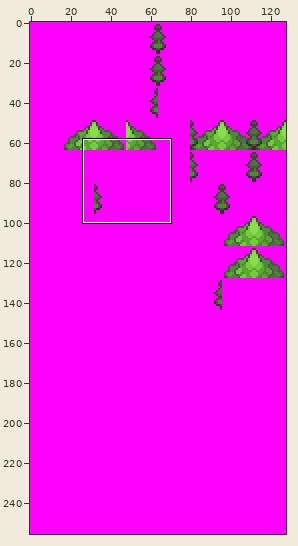
Sprite sheet: tiles/route_204/top.png. Above, an overview of the earlier version with the close-up marked.
Close-up. Before:
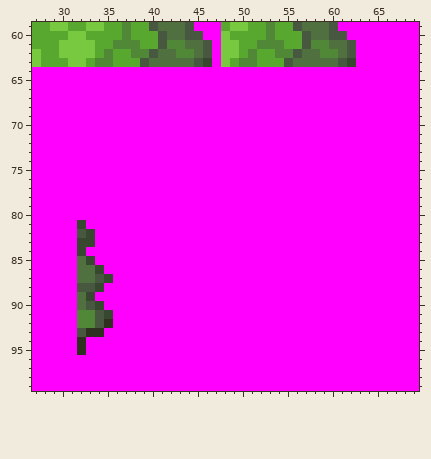
The file is 128x256 pixels. Shown: x 27..69, y 59..99.
After:
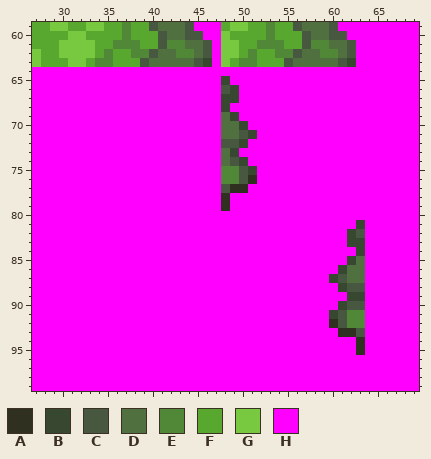
Palette (. is transparent): A #303020  B #384830  C #485840  D #507040  E #508838  F #58a830  G #78c840  H #ff00ff
What changed:
y 65: x 48 H -> B
y 66: x 48..49 HH -> CB
y 67: x 48..49 HH -> BB
y 68: x 48 H -> B
y 69: x 48..49 HH -> DB
y 70: x 48..50 HHH -> DDB
y 71: x 48..51 HHHH -> DDCB
y 72: x 48..50 HHH -> CCB
y 73: x 48..49 HH -> DB
y 74: x 48..50 HHH -> DCB
y 75: x 48..51 HHHH -> EECB
y 76: x 48..51 HHHH -> EECA
y 77: x 48..50 HHH -> CAA
y 78..79: x 48 H -> A
y 81: x 32 B -> H; x 63 H -> B
y 82: x 32..33 CB -> HH; x 62..63 HH -> BC
y 83: x 32..33 BB -> HH; x 62..63 HH -> BB
y 84: x 32 B -> H; x 63 H -> B
y 85: x 32..33 DB -> HH; x 62..63 HH -> BD
y 86: x 32..34 DDB -> HHH; x 61..63 HHH -> BDD
y 87: x 32..35 DDCB -> HHHH; x 60..63 HHHH -> BCDD
y 88: x 32..34 CCB -> HHH; x 61..63 HHH -> BCC
y 89: x 32..33 DB -> HH; x 62..63 HH -> BB
y 90: x 32..34 DCB -> HHH; x 61..63 HHH -> BCC
y 91: x 32..35 EECB -> HHHH; x 60..63 HHHH -> BCEE
y 92: x 32..35 EECA -> HHHH; x 60..63 HHHH -> ACEE
y 93: x 32..34 CAA -> HHH; x 61..63 HHH -> AAC
y 94..95: x 32 A -> H; x 63 H -> A
Pixel boxes of the changes (left, top, right, bottom) in both close-ups:
changed: (221, 76, 257, 211)
changed: (77, 220, 113, 355)
changed: (329, 220, 365, 355)
